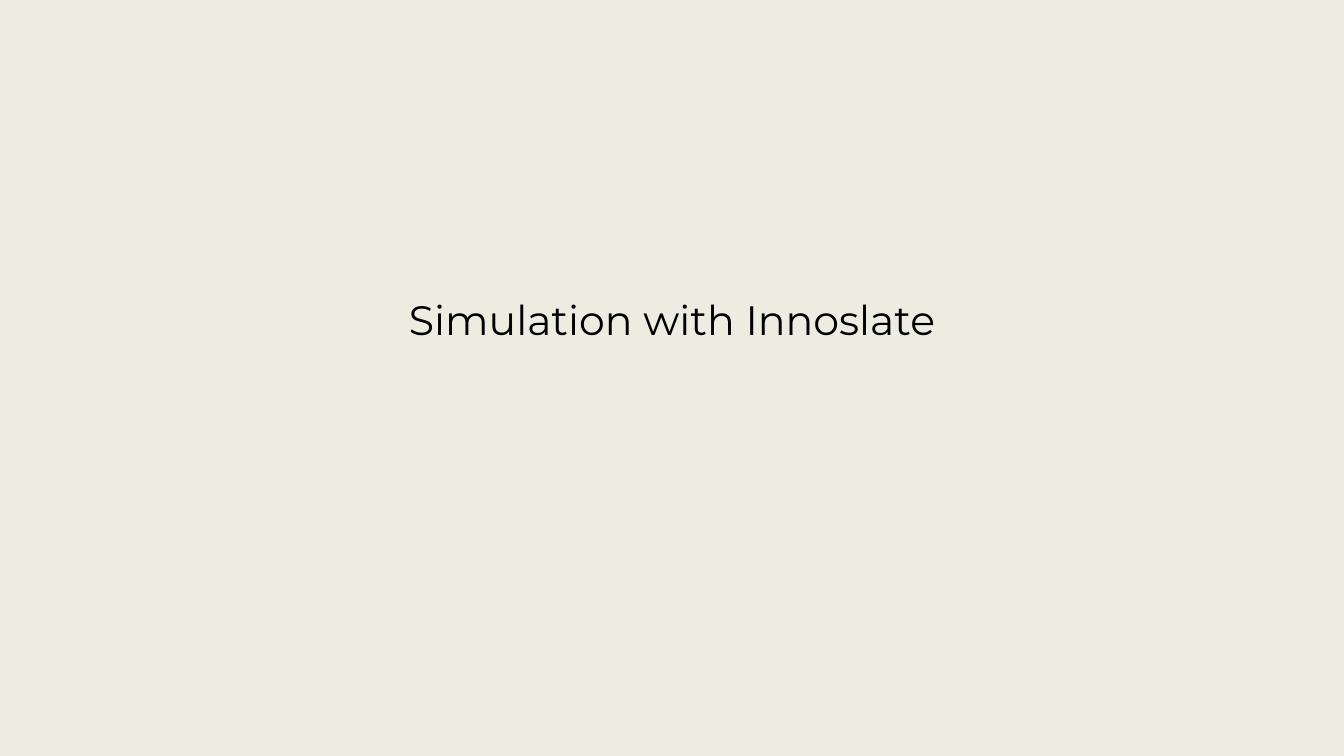
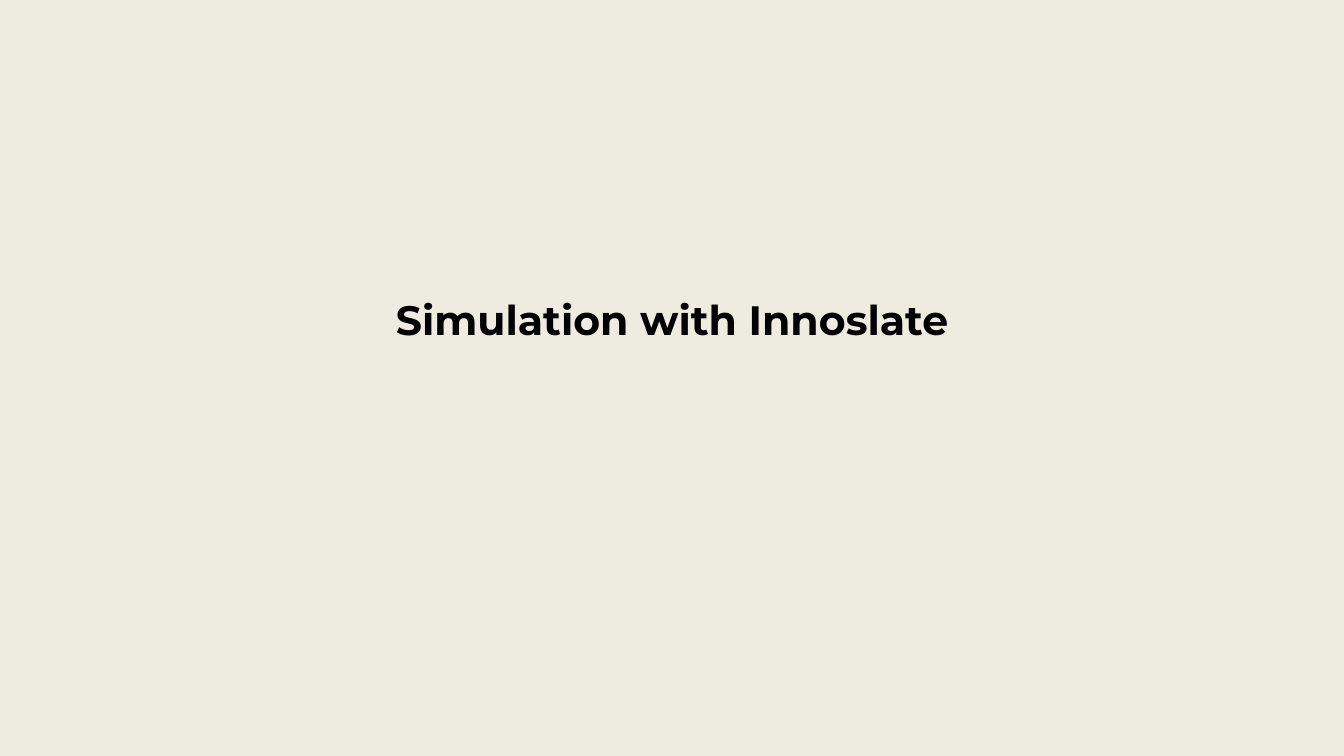
Before and after one commit to srudder16/Lifecycle_Modeling, a slide deck: slide 109 of 2025_WSRC/2026 WSRC Tutorial - 1.pptx. Drawn at 1344x756 pixels with LibreOffice and Linux fonts; fonts in the diff are those of the drawing; background and template pictures are left out. Boxes give left, top, right and bottom in pixels: in the first picture for what was removed or moved away, otherwise in the second. Text is boxed around its words. In the diff, an @@ line names an element or a change of style, - is before the commit and + after.

```diff
--- a/2025_WSRC/2026 WSRC Tutorial - 1.pptx
+++ b/2025_WSRC/2026 WSRC Tutorial - 1.pptx
@@ title "Simulation with Innoslate" at [396, 302, 949, 336]: bold on @@
```
Also in this commit, not shown: 17 other slides changed, 1 slide added, 1 slide removed.
